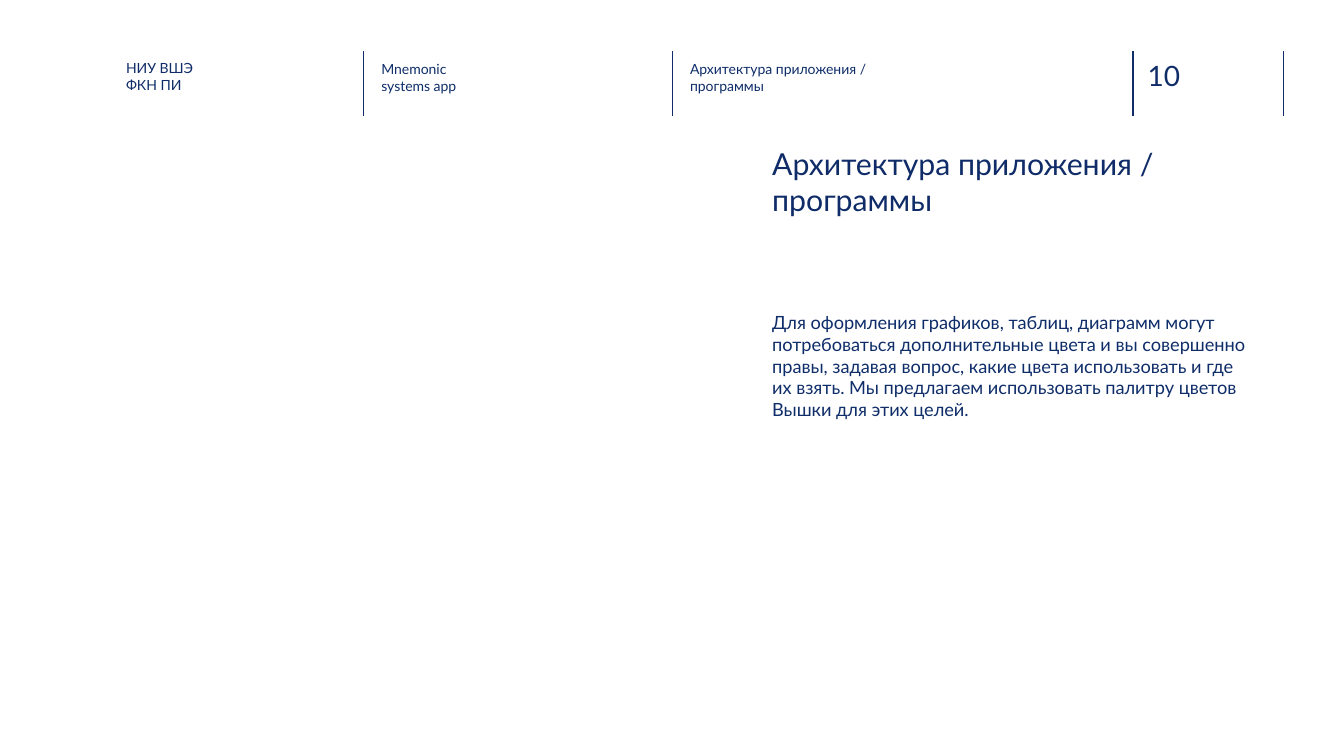
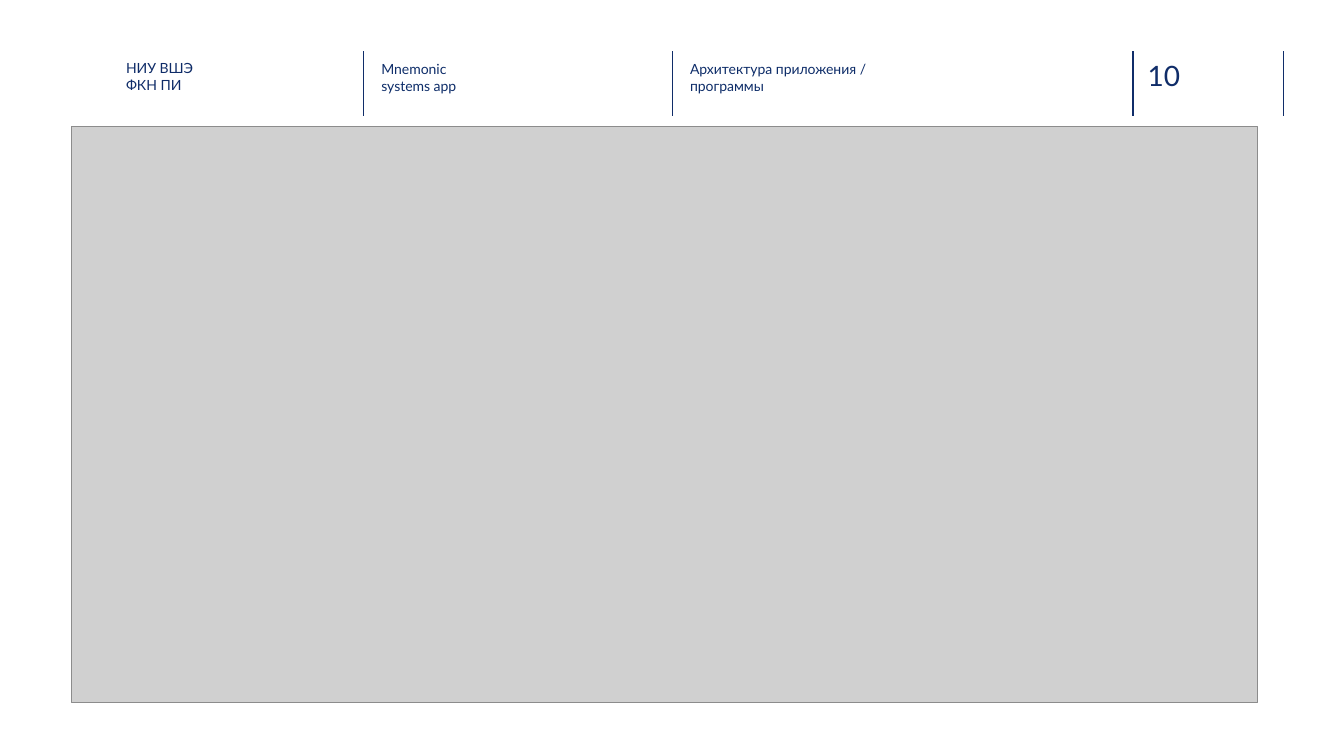
Before and after one commit to NikPeg/mnemonic_systems_app, a slide deck: slide 10 of Итоговые документы/presentation.pptx. Drawn at 1344x756 pixels with LibreOffice and Linux fonts; fonts in the diff are those of the drawing; grey boxes stand for pictures; background and template pictures are left out. Boxes give left, top, right and bottom in pixels: in the first picture for what was removed or moved away, otherwise in the second. Text is boxed around its words. In the diff, an @@ line names an element or a change of style, - is before the commit and + after.

```diff
--- a/Итоговые документы/presentation.pptx
+++ b/Итоговые документы/presentation.pptx
@@ picture added at [72,126,1258,703] @@
@@ title removed at [772,153,1132,217] @@
-Архитектура приложения / программы
@@ text removed at [772,316,1245,419] @@
-Для оформления графиков, таблиц, диаграмм могут потребоваться дополнительные цвета и вы совершенно правы, задавая вопрос, какие цвета использовать и где их взять. Мы предлагаем использовать палитру цветов Вышки для этих целей.
```
Also in this commit, not shown: 2 other files.
